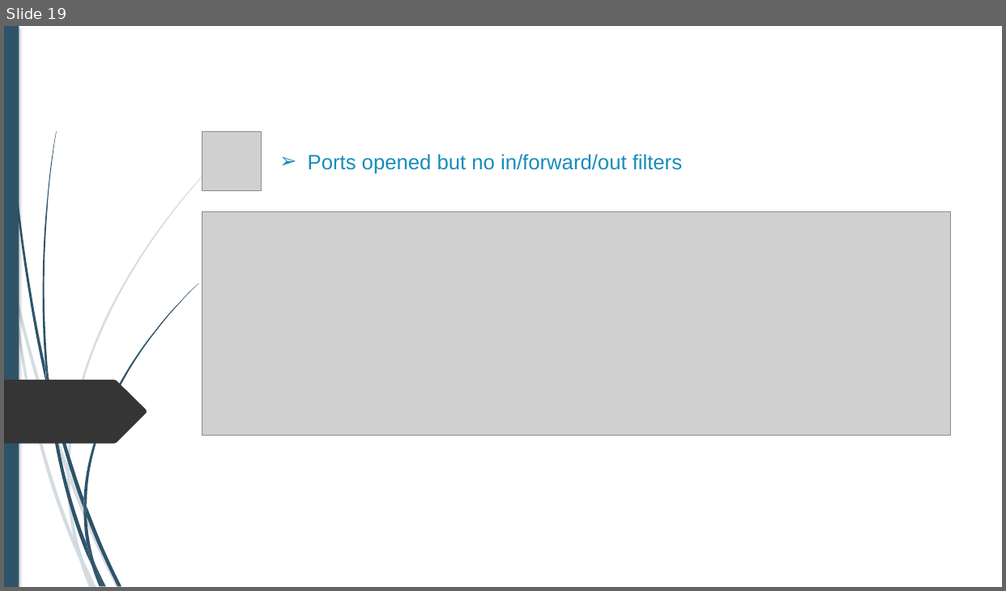
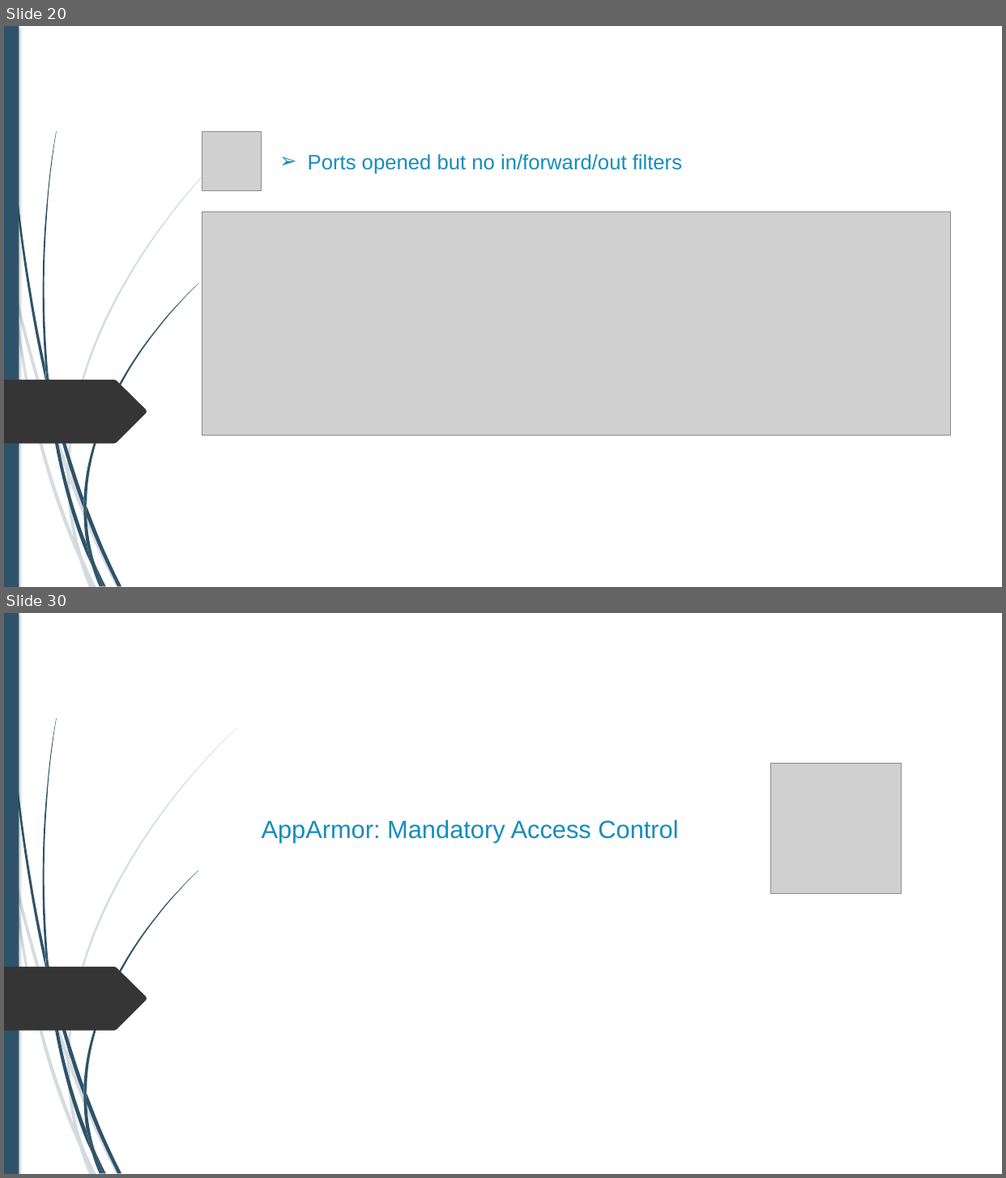
Before and after one commit to alexandreAubois/Secu_linux, a slide deck: Projet-Linux.pptx. Shown one above the other, each under a label of ours: slide 19 before the commit, slides 20 and 30 after it; the slides between them are not shown. The pictures are 1006x591 and 1006x1178 pixels, drawn with LibreOffice and Linux fonts; fonts in the diff are those of the drawing; grey boxes stand for pictures; background and template pictures are left out. Boxes give left, top, right and bottom in pixels: in the first picture for what was removed or moved away, otherwise in the second. Text is boxed around its words. In the diff, an @@ line names an element or a change of style, - is before the commit and + after.

```diff
--- a/Projet-Linux.pptx
+++ b/Projet-Linux.pptx
@@ slide 30 added at <box>4,613,1002,1174</box>, background #FFFFFF; not listed: 24 template elements that a slide beside it also shows @@
@@ picture added at <box>771,764,901,894</box> @@
@@ text added at <box>262,820,678,843</box>, 24 pt, text #178DBB @@
+AppArmor: Mandatory Access Control
@@ what was slide 19 is now slide 20 @@
```
Also in this commit, not shown: 5 slides changed, 9 other slides added.
